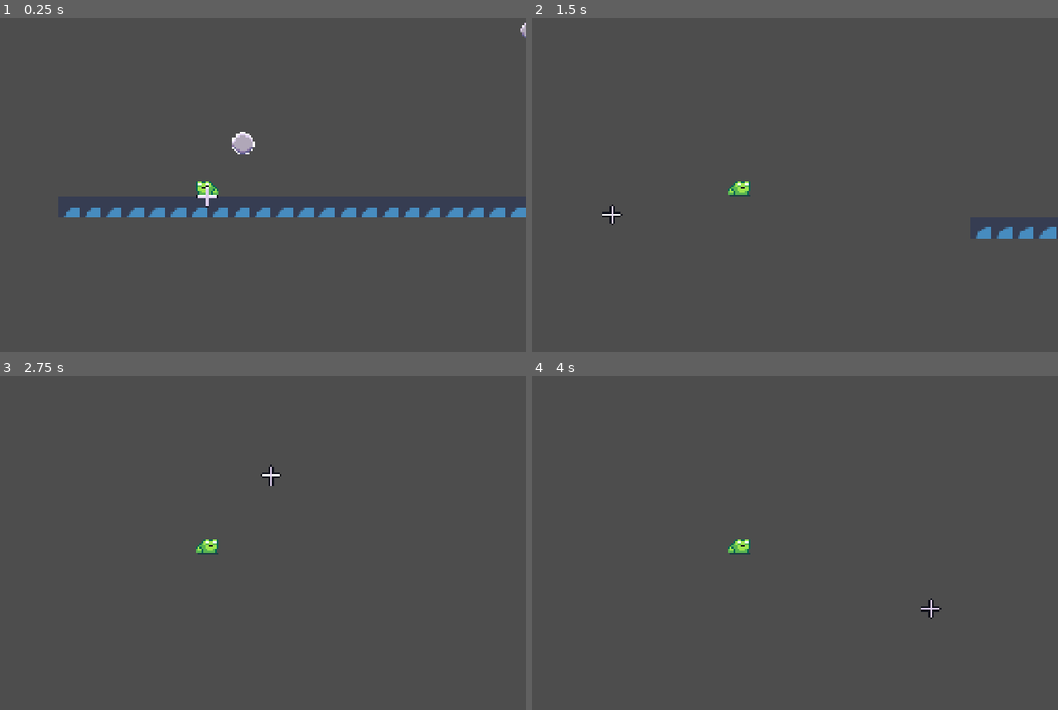
Above: before the commit, frames 1-4 (two rows, left to right).
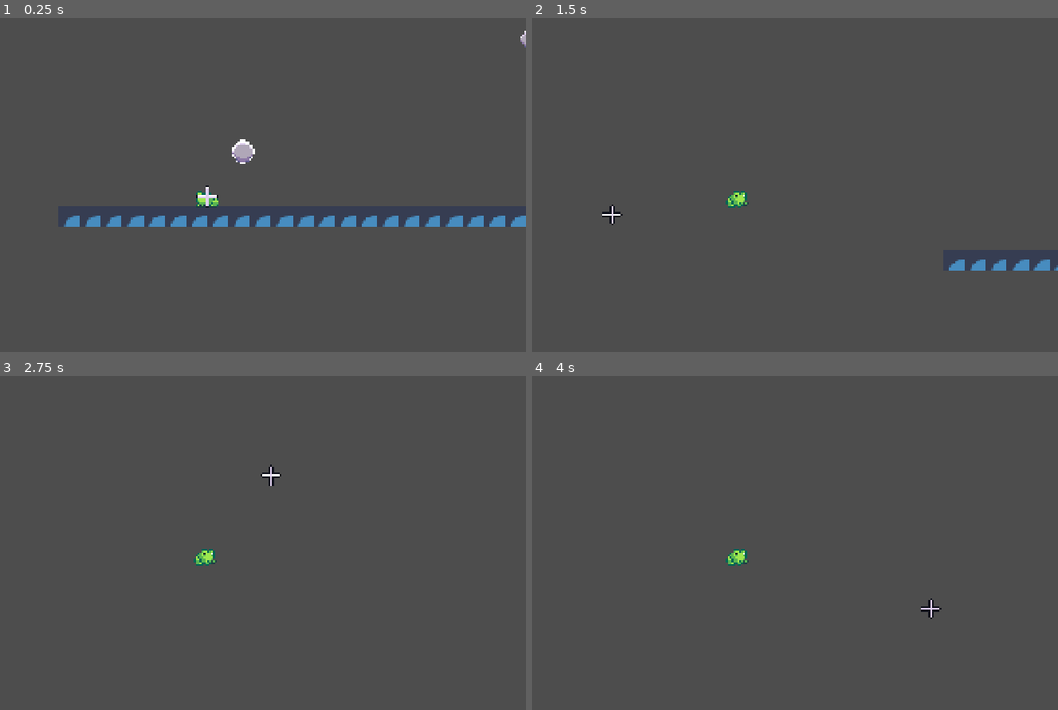
Above: after the commit, the same moments.

Repository: MadAvidCoder/Spin-phibian
Game: Godot game, scene res://scenes/main.tscn
Same seed, same stepped clock (60 frames per second), same inputs: the game is played once before the commit and once after it. The engine's default icon, where the game draws it, is replaced by a stand-in: a white triangle on a blue panel in a dark square.
Inputs (mouse positions are in pixels of both pictures, inside the frame that each line leads up to):
- Up to frame 1 (0.25 s): no input
- Up to frame 2 (1.5 s): tap Enter at 0.5 s; move the mouse to (879, 178) at 0.52 s; hold D (right) from 0.53 s (still down); click (879, 178) at 0.6 s; move the mouse to (610, 215) at 1.27 s; click (610, 215) at 1.35 s
- Up to frame 3 (2.75 s): tap Space at 2 s; move the mouse to (273, 476) at 2.02 s; release D (right) at 2.03 s; hold A (left) from 2.03 s (still down); click (273, 476) at 2.1 s
- Up to frame 4 (4 s): tap Enter at 2.75 s; move the mouse to (705, 626) at 2.77 s; release A (left) at 2.78 s; hold D (right) from 2.78 s (still down); click (705, 626) at 2.85 s; tap Space at 3.5 s; move the mouse to (931, 609) at 3.52 s; click (931, 609) at 3.6 s

The runs differ from the first frame. In frame 1, 3.8% of the frame differs, in the area x 12-100%, y 1-63%; in frame 2, 1.1%; in frame 3, 0.3%; in frame 4, 0.3%.

Commit message:
animations galore frfr

Diff:
--- a/src/scenes/frog.tscn
+++ b/src/scenes/frog.tscn
@@ -2,6 +2,11 @@
 
 [ext_resource type="Script" uid="uid://cs576fx8fbemy" path="res://scripts/frog.gd" id="1_qyo2l"]
 [ext_resource type="Texture2D" uid="uid://csgvv7t3jfw6h" path="res://assets/sprites/frog-Sheet.png" id="2_qyo2l"]
+[ext_resource type="Script" uid="uid://i7irbawwhr3w" path="res://scenes/tongue.gd" id="3_rq8tc"]
+
+[sub_resource type="AtlasTexture" id="AtlasTexture_qyo2l"]
+atlas = ExtResource("2_qyo2l")
+region = Rect2(0, 144, 48, 48)
 
 [sub_resource type="AtlasTexture" id="AtlasTexture_rq8tc"]
 atlas = ExtResource("2_qyo2l")
@@ -27,6 +32,14 @@
 animations = [{
 "frames": [{
 "duration": 1.0,
+"texture": SubResource("AtlasTexture_qyo2l")
+}],
+"loop": 1,
+"name": &"air",
+"speed": 5.0
+}, {
+"frames": [{
+"duration": 1.0,
 "texture": SubResource("AtlasTexture_rq8tc")
 }, {
 "duration": 1.0,
@@ -36,7 +49,7 @@
 "texture": SubResource("AtlasTexture_ybftx")
 }],
 "loop": 0,
-"name": &"ground shoot tongue",
+"name": &"grapple",
 "speed": 10.0
 }, {
 "frames": [{
@@ -60,19 +73,18 @@
 gravity = Vector2(0, 900)
 
 [node name="Sprite" type="AnimatedSprite2D" parent="." unique_id=1201950172]
-position = Vector2(0, -4)
 sprite_frames = SubResource("SpriteFrames_2cus8")
-animation = &"idle"
-frame_progress = 0.25433636
+animation = &"grapple"
+frame = 2
+frame_progress = 1.0
 
 [node name="Tongue" type="Node2D" parent="." unique_id=1559968155]
-position = Vector2(0, 4)
+script = ExtResource("3_rq8tc")
 
 [node name="CollisionShape2D" type="CollisionShape2D" parent="." unique_id=1216859066]
-position = Vector2(0, -0.5)
+position = Vector2(3, 2)
 shape = SubResource("RectangleShape2D_n83mn")
 
 [node name="Camera2D" type="Camera2D" parent="." unique_id=1195909772]
-position = Vector2(0, 4)
 zoom = Vector2(4, 4)
 position_smoothing_speed = 8.0
--- /dev/null
+++ b/src/scenes/tongue.gd
@@ -0,0 +1,21 @@
+extends Node2D
+
+@onready var frog: CharacterBody2D = $".."
+
+# Called when the node enters the scene tree for the first time.
+func _ready() -> void:
+	pass # Replace with function body.
+
+
+# Called every frame. 'delta' is the elapsed time since the previous frame.
+func _process(delta: float) -> void:
+	queue_redraw()
+
+func _draw() -> void:
+	if frog.state == frog.States.GRAPPLED:
+		draw_line(
+			Vector2.ZERO,
+			to_local(frog.anchor.global_position),
+			Color("fa6e79"),
+			1.0
+		)
--- a/src/scripts/frog.gd
+++ b/src/scripts/frog.gd
@@ -48,7 +48,13 @@
 func enter_state():
 	match state:
 		States.AIR:
-			pass
+			sprite.play("air")
+
+		States.GROUND:
+			sprite.play("idle")
+
+		States.GRAPPLED:
+			sprite.play("grapple")
 
 func exit_state():
 	match state:
@@ -61,7 +67,7 @@
 			tween.tween_property(sprite, "rotation", 0.0, 0.4)
 
 func process_state(delta: float):
-	queue_redraw()
+
 	match state:
 		States.AIR:
 			velocity += gravity * delta
@@ -93,12 +99,3 @@
 
 			velocity = (radial_vel + tang_vel)
 			sprite.rotation = sprite.global_position.direction_to(anchor.global_position).angle() + deg_to_rad(180)
-
-func _draw() -> void:
-	if state == States.GRAPPLED:
-		draw_line(
-			Vector2.ZERO,
-			to_local(anchor.global_position),
-			Color("fa6e79"),
-			2.0
-		)
Binary file changed: src/assets/sprites/frog-Sheet.png
Not shown, added: src/scenes/tongue.gd.uid
Not shown, changed: aseprite/frog.aseprite
